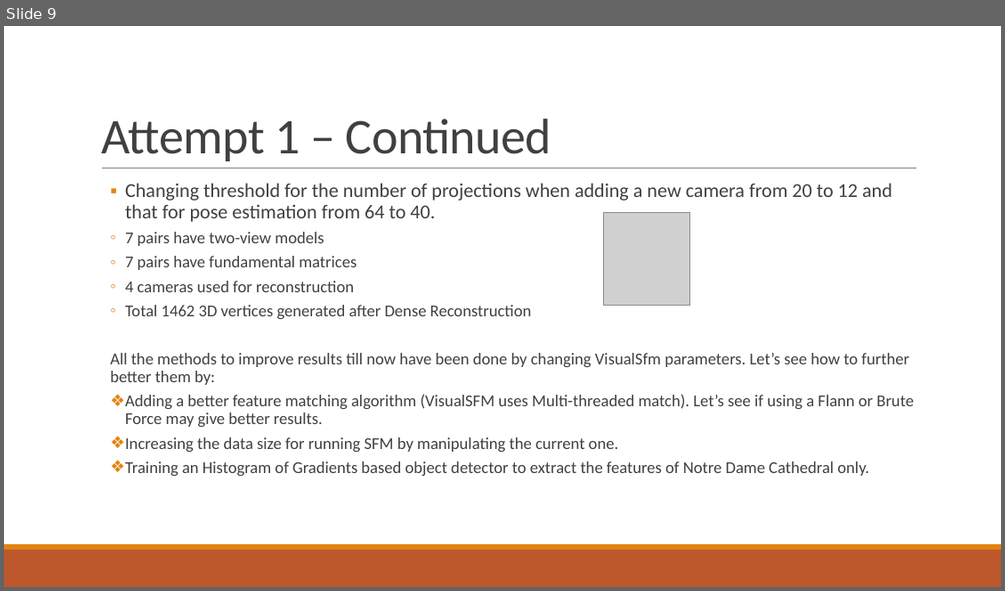
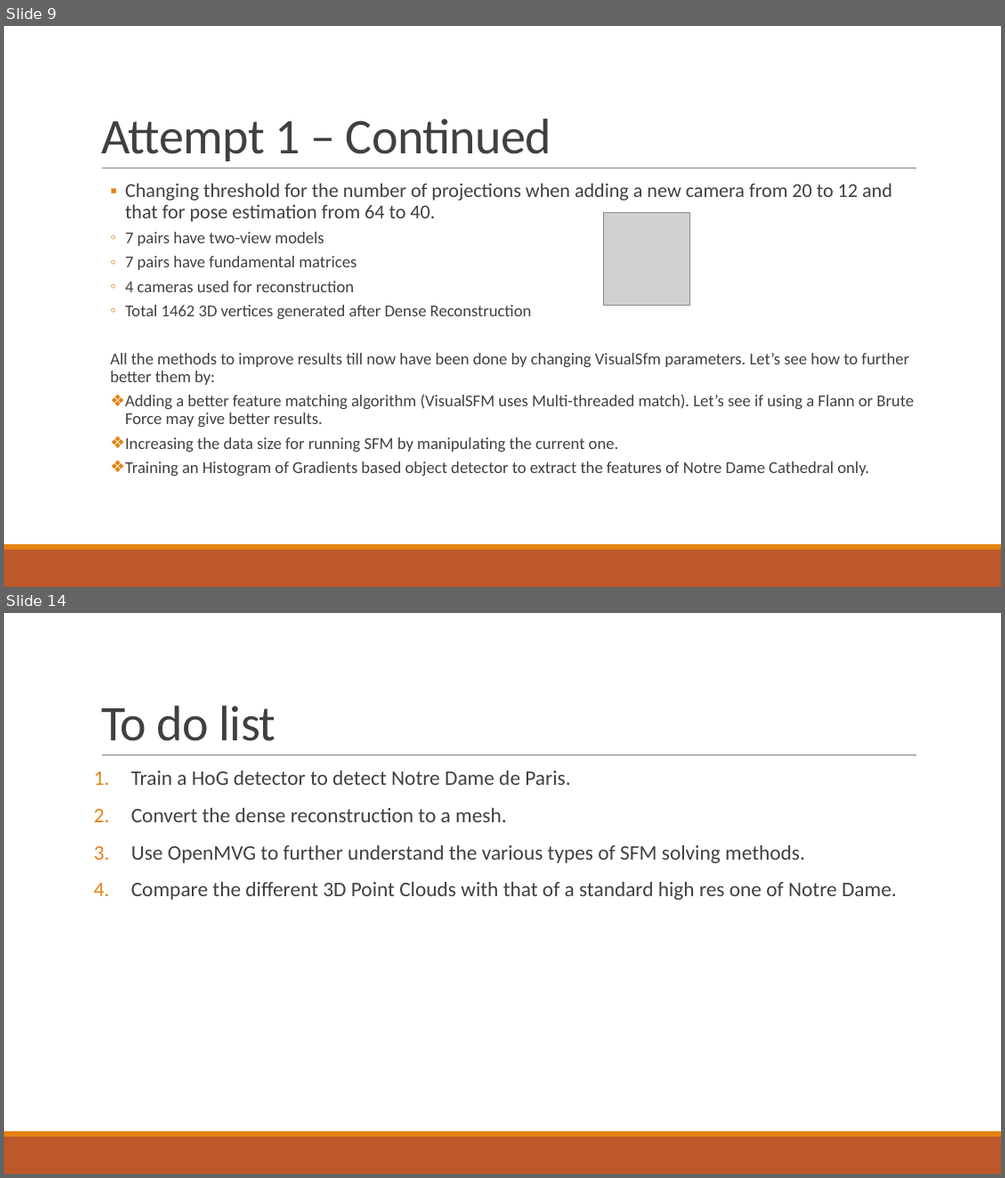
Before and after one commit to anonymous31173/3D-Reconstruction, a slide deck: 3D Reconstruction of Notre Dame Cathedral.pptx. Shown one above the other, each under a label of ours: slide 9 before the commit, slides 9 and 14 after it; the slides between them are not shown. The pictures are 1005x591 and 1005x1178 pixels, drawn with LibreOffice and Linux fonts; fonts in the diff are those of the drawing; grey boxes stand for pictures. Boxes give left, top, right and bottom in pixels: in the first picture for what was removed or moved away, otherwise in the second. Text is boxed around its words. In the diff, an @@ line names an element or a change of style, - is before the commit and + after.

```diff
--- a/3D Reconstruction of Notre Dame Cathedral.pptx
+++ b/3D Reconstruction of Notre Dame Cathedral.pptx
@@ slide 14 added at <box>4,613,1001,1174</box>, background #FFFFFF; not listed: 3 template elements that a slide beside it also shows @@
@@ title added at <box>101,706,276,741</box>, 48 pt, text #404040 @@
+To do list
@@ text added at <box>131,771,897,900</box>, 20 pt, text #404040 @@
+1. Train a HoG detector to detect Notre Dame de Paris.
+2. Convert the dense reconstruction to a mesh.
+3. Use OpenMVG to further understand the various types of SFM solving methods.
+4. Compare the different 3D Point Clouds with that of a standard high res one of Notre Dame.
```
Also in this commit, not shown: 1 slide changed, 3 other slides added.
